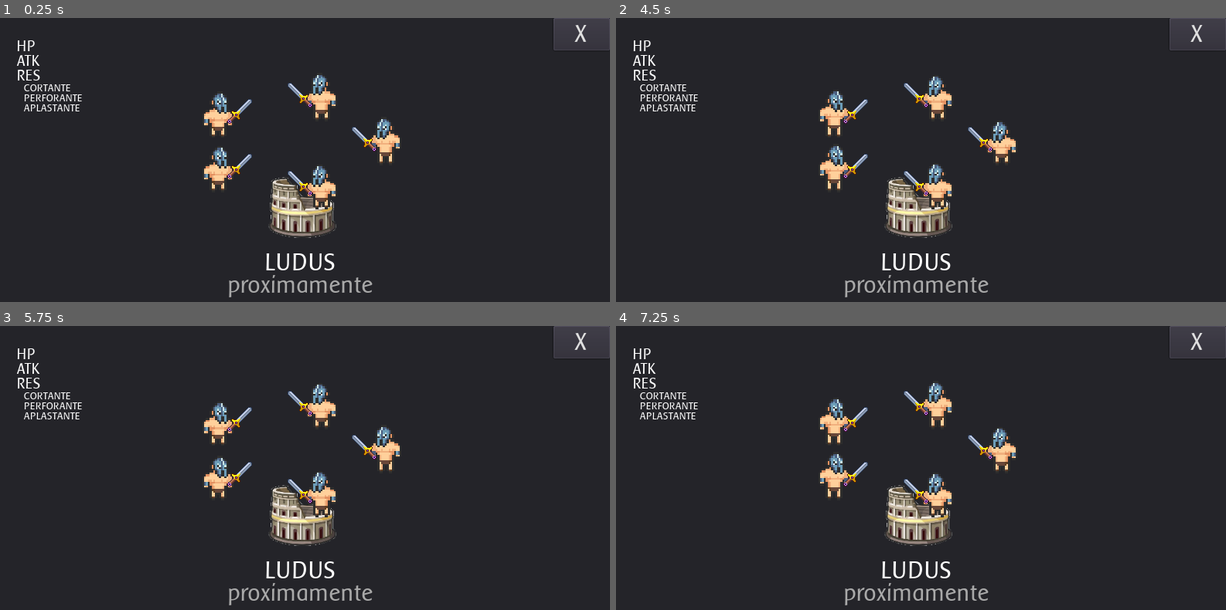
Above: before the commit, frames 1-4 (two rows, left to right).
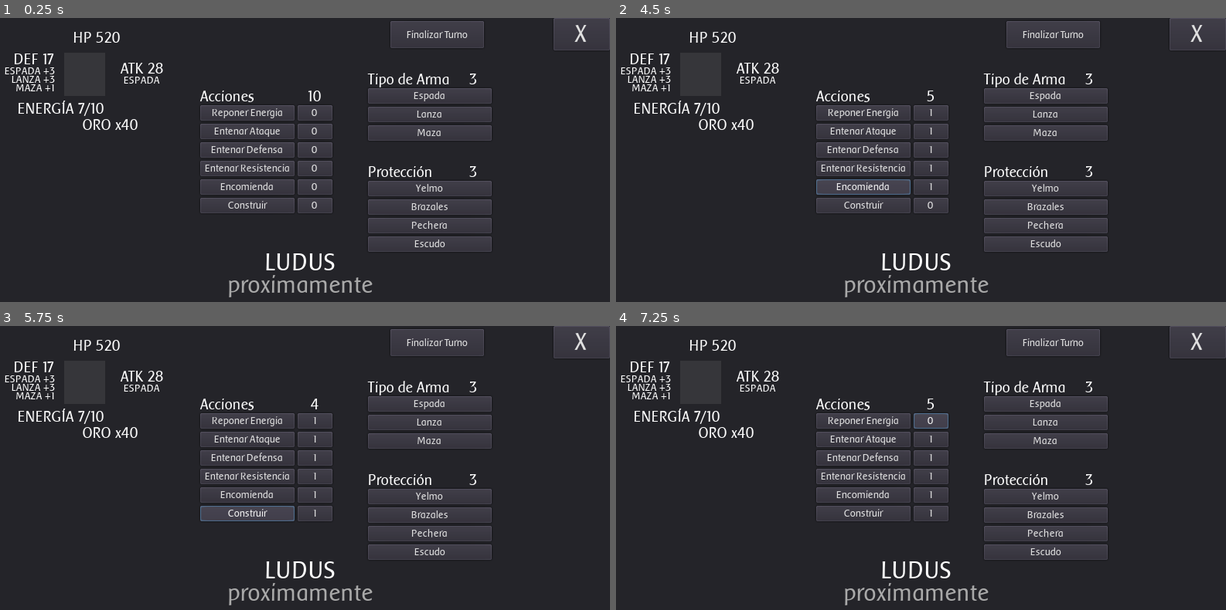
Above: after the commit, the same moments.

Repository: GabrielCancro/stone_age_firebase
Game: Godot game, scene res://Games/Ludus/Game.tscn
Same seed, same stepped clock (60 frames per second), same inputs: the game is played once before the commit and once after it. This scene is started directly instead of the project's main scene.
Inputs (mouse positions are in pixels of both pictures, inside the frame that each line leads up to):
- Up to frame 1 (0.25 s): no input
- Up to frame 2 (4.5 s): click (1055, 35) at 0.5 s, where only the run after the commit has a clickable "Finalizar Turno"; click (866, 111) at 1.25 s, where only the run after the commit has a clickable "Reponer Energia"; click (866, 131) at 2 s, where only the run after the commit has a clickable "Entenar Ataque"; click (866, 148) at 2.75 s, where only the run after the commit has a clickable "Entenar Defensa"; click (866, 168) at 3.5 s, where only the run after the commit has a clickable "Entenar Resistencia"; click (866, 188) at 4.25 s, where only the run after the commit has a clickable "Encomienda"
- Up to frame 3 (5.75 s): click (250, 513) at 5 s, where only the run after the commit has a clickable "Construir"
- Up to frame 4 (7.25 s): click (933, 419) at 5.75 s, where only the run after the commit has a clickable "1"; click (933, 419) at 6.5 s, where only the run after the commit has a clickable "0"

The runs differ from the first frame. In frame 1, 15% of the frame differs, in the area x 0-81%, y 1-83%; in frame 2, 15%; in frame 3, 15%; in frame 4, 15%.

Commit message:
update

Diff:
--- a/Games/Ludus/Game.gd
+++ b/Games/Ludus/Game.gd
@@ -1,5 +1,4 @@
 extends Node2D
-
 
 func _ready():
 	$Header/btn_quit.connect("button_down",self,"onClick",["quit"])
--- a/Games/Ludus/Game.tscn
+++ b/Games/Ludus/Game.tscn
@@ -1,10 +1,16 @@
-[gd_scene load_steps=7 format=2]
+[gd_scene load_steps=13 format=2]
 
 [ext_resource path="res://Games/Ludus/Game.gd" type="Script" id=1]
 [ext_resource path="res://assets/font/themeA.tres" type="Theme" id=2]
 [ext_resource path="res://assets/font/font_small.tres" type="DynamicFont" id=3]
 [ext_resource path="res://Games/Ludus/nodes/Battle.tscn" type="PackedScene" id=4]
 [ext_resource path="res://assets/font/font_super_small.tres" type="DynamicFont" id=5]
+[ext_resource path="res://Games/Ludus/Nodes/Equip.gd" type="Script" id=6]
+[ext_resource path="res://Games/Ludus/Nodes/Actions.gd" type="Script" id=7]
+[ext_resource path="res://Games/Ludus/nodes/Gladio.tscn" type="PackedScene" id=8]
+[ext_resource path="res://Games/Ludus/Nodes/Chars.gd" type="Script" id=9]
+[ext_resource path="res://assets/font/font_big_outline.tres" type="DynamicFont" id=10]
+[ext_resource path="res://Games/Ludus/Nodes/Turner.gd" type="Script" id=11]
 [ext_resource path="res://Games/Ludus/ico.png" type="Texture" id=46]
 
 [node name="Game" type="Node2D"]
@@ -16,6 +22,7 @@
 theme = ExtResource( 2 )
 
 [node name="TextureRect" type="TextureRect" parent="Header"]
+visible = false
 anchor_left = 0.5
 anchor_top = 0.5
 anchor_right = 0.5
@@ -59,57 +66,395 @@
 "_edit_use_anchors_": false
 }
 
+[node name="Turner" type="Panel" parent="."]
+margin_left = 516.0
+margin_top = 4.0
+margin_right = 637.0
+margin_bottom = 39.0
+theme = ExtResource( 2 )
+script = ExtResource( 11 )
+
+[node name="Button" type="Button" parent="Turner"]
+anchor_right = 1.0
+anchor_bottom = 1.0
+rect_min_size = Vector2( 0, 20 )
+custom_fonts/font = ExtResource( 5 )
+text = "Finalizar Turno"
+
 [node name="Chars" type="Control" parent="."]
-margin_left = 33.0
+margin_right = 240.0
+margin_bottom = 184.0
+rect_pivot_offset = Vector2( -196, -12 )
+theme = ExtResource( 2 )
+script = ExtResource( 9 )
+
+[node name="Panel" type="Panel" parent="Chars"]
+margin_left = 94.0
+margin_top = 45.0
+margin_right = 147.0
+margin_bottom = 101.0
+
+[node name="ColorRect" type="ColorRect" parent="Chars/Panel"]
+modulate = Color( 1, 1, 1, 0.0784314 )
+anchor_right = 1.0
+anchor_bottom = 1.0
+
+[node name="Gladio" parent="Chars/Panel" instance=ExtResource( 8 )]
+visible = false
+position = Vector2( 25, 28 )
+
+[node name="hp" type="Label" parent="Chars"]
+margin_left = 102.0
+margin_top = 18.0
+margin_right = 172.0
+margin_bottom = 33.0
+custom_fonts/font = ExtResource( 3 )
+text = "HP 500"
+align = 1
+
+[node name="atk" type="Label" parent="Chars"]
+margin_left = 160.0
+margin_top = 58.0
+margin_right = 230.0
+margin_bottom = 73.0
+custom_fonts/font = ExtResource( 3 )
+text = "ATK 28"
+align = 1
+
+[node name="type" type="Label" parent="Chars/atk"]
+anchor_right = 1.0
+anchor_bottom = 1.0
+margin_top = 18.0
+margin_bottom = 18.0
+custom_fonts/font = ExtResource( 5 )
+text = "ESPADA"
+align = 1
+
+[node name="def" type="Label" parent="Chars"]
+margin_left = 20.0
+margin_top = 46.0
+margin_right = 90.0
+margin_bottom = 61.0
+custom_fonts/font = ExtResource( 3 )
+text = "DEF 20"
+align = 1
+
+[node name="esp" type="Label" parent="Chars/def"]
+anchor_right = 1.0
+anchor_bottom = 1.0
+margin_left = -8.0
+margin_top = 18.0
+margin_right = -8.0
+margin_bottom = 18.0
+custom_fonts/font = ExtResource( 5 )
+text = "ESPADA +5"
+align = 2
+
+[node name="lan" type="Label" parent="Chars/def"]
+anchor_right = 1.0
+anchor_bottom = 1.0
+margin_left = -8.0
 margin_top = 29.0
-margin_right = 133.0
-margin_bottom = 142.0
-theme = ExtResource( 2 )
-
-[node name="VBoxContainer" type="VBoxContainer" parent="Chars"]
-margin_right = 40.0
+margin_right = -8.0
+margin_bottom = 29.0
+custom_fonts/font = ExtResource( 5 )
+text = "LANZA +5"
+align = 2
+
+[node name="maz" type="Label" parent="Chars/def"]
+anchor_right = 1.0
+anchor_bottom = 1.0
+margin_left = -8.0
+margin_top = 40.0
+margin_right = -8.0
 margin_bottom = 40.0
-
-[node name="hp" type="Label" parent="Chars/VBoxContainer"]
-margin_right = 85.0
-margin_bottom = 15.0
-custom_fonts/font = ExtResource( 3 )
-text = "HP"
-
-[node name="atk" type="Label" parent="Chars/VBoxContainer"]
-margin_top = 19.0
-margin_right = 85.0
-margin_bottom = 34.0
-custom_fonts/font = ExtResource( 3 )
-text = "ATK"
-
-[node name="res" type="Label" parent="Chars/VBoxContainer"]
-margin_top = 38.0
-margin_right = 85.0
-margin_bottom = 53.0
-custom_fonts/font = ExtResource( 3 )
-text = "RES"
-
-[node name="def_filo" type="Label" parent="Chars/VBoxContainer"]
-margin_top = 57.0
-margin_right = 85.0
-margin_bottom = 66.0
-custom_fonts/font = ExtResource( 5 )
-text = "   CORTANTE"
-
-[node name="def_perf" type="Label" parent="Chars/VBoxContainer"]
-margin_top = 70.0
-margin_right = 85.0
-margin_bottom = 79.0
-custom_fonts/font = ExtResource( 5 )
-text = "   PERFORANTE"
-
-[node name="def_perf2" type="Label" parent="Chars/VBoxContainer"]
-margin_top = 83.0
-margin_right = 85.0
+custom_fonts/font = ExtResource( 5 )
+text = "MAZA +5"
+align = 2
+
+[node name="en" type="Label" parent="Chars"]
+margin_left = 29.0
+margin_top = 110.0
+margin_right = 151.0
+margin_bottom = 125.0
+custom_fonts/font = ExtResource( 3 )
+text = "ENERGÍA 10/10"
+align = 1
+
+[node name="mo" type="Label" parent="Chars"]
+margin_left = 118.0
+margin_top = 131.0
+margin_right = 190.0
+margin_bottom = 146.0
+custom_fonts/font = ExtResource( 3 )
+text = "ORO x43"
+align = 1
+
+[node name="add" type="Label" parent="Chars"]
+margin_left = 159.0
+margin_top = 124.0
+margin_right = 247.0
+margin_bottom = 160.0
+custom_colors/font_color = Color( 1, 0.992157, 0.027451, 1 )
+custom_constants/shadow_offset_x = 12
+custom_fonts/font = ExtResource( 10 )
+text = "+5"
+align = 2
+valign = 1
+
+[node name="Tween" type="Tween" parent="Chars/add"]
+
+[node name="Battle" parent="." instance=ExtResource( 4 )]
+visible = false
+position = Vector2( 390, 160 )
+
+[node name="Actions" type="Panel" parent="."]
+margin_left = 270.0
+margin_top = 89.0
+margin_right = 453.0
+margin_bottom = 279.0
+theme = ExtResource( 2 )
+script = ExtResource( 7 )
+
+[node name="VBox" type="VBoxContainer" parent="Actions"]
+anchor_right = 1.0
+anchor_bottom = 1.0
+margin_right = -61.0
+margin_bottom = 44.0
+
+[node name="Label" type="Label" parent="Actions/VBox"]
+margin_right = 122.0
+margin_bottom = 20.0
+rect_min_size = Vector2( 0, 20 )
+custom_fonts/font = ExtResource( 3 )
+text = "Acciones"
+valign = 2
+
+[node name="en" type="Button" parent="Actions/VBox"]
+margin_top = 24.0
+margin_right = 122.0
+margin_bottom = 44.0
+rect_min_size = Vector2( 0, 20 )
+custom_fonts/font = ExtResource( 5 )
+text = "Reponer Energia"
+
+[node name="atk" type="Button" parent="Actions/VBox"]
+margin_top = 48.0
+margin_right = 122.0
+margin_bottom = 68.0
+rect_min_size = Vector2( 0, 20 )
+custom_fonts/font = ExtResource( 5 )
+text = "Entenar Ataque"
+
+[node name="def" type="Button" parent="Actions/VBox"]
+margin_top = 72.0
+margin_right = 122.0
 margin_bottom = 92.0
-custom_fonts/font = ExtResource( 5 )
-text = "   APLASTANTE"
-
-[node name="Battle" parent="." instance=ExtResource( 4 )]
-position = Vector2( 390, 160 )
+rect_min_size = Vector2( 0, 20 )
+custom_fonts/font = ExtResource( 5 )
+text = "Entenar Defensa"
+
+[node name="hp" type="Button" parent="Actions/VBox"]
+margin_top = 96.0
+margin_right = 122.0
+margin_bottom = 116.0
+rect_min_size = Vector2( 0, 20 )
+custom_fonts/font = ExtResource( 5 )
+text = "Entenar Resistencia"
+
+[node name="mo" type="Button" parent="Actions/VBox"]
+margin_top = 120.0
+margin_right = 122.0
+margin_bottom = 140.0
+rect_min_size = Vector2( 0, 20 )
+custom_fonts/font = ExtResource( 5 )
+text = "Encomienda"
+
+[node name="cr" type="Button" parent="Actions/VBox"]
+margin_top = 144.0
+margin_right = 122.0
+margin_bottom = 164.0
+rect_min_size = Vector2( 0, 20 )
+custom_fonts/font = ExtResource( 5 )
+text = "Construir"
+
+[node name="VBoxValues" type="VBoxContainer" parent="Actions"]
+anchor_right = 1.0
+anchor_bottom = 1.0
+margin_left = 126.0
+margin_right = -12.0
+margin_bottom = 44.0
+
+[node name="Label" type="Label" parent="Actions/VBoxValues"]
+margin_right = 45.0
+margin_bottom = 20.0
+rect_min_size = Vector2( 0, 20 )
+custom_fonts/font = ExtResource( 3 )
+text = "10"
+align = 1
+valign = 2
+
+[node name="en" type="Button" parent="Actions/VBoxValues"]
+margin_top = 24.0
+margin_right = 45.0
+margin_bottom = 44.0
+rect_min_size = Vector2( 0, 20 )
+custom_fonts/font = ExtResource( 5 )
+text = "0"
+
+[node name="atk" type="Button" parent="Actions/VBoxValues"]
+margin_top = 48.0
+margin_right = 45.0
+margin_bottom = 68.0
+rect_min_size = Vector2( 0, 20 )
+custom_fonts/font = ExtResource( 5 )
+text = "0"
+
+[node name="def" type="Button" parent="Actions/VBoxValues"]
+margin_top = 72.0
+margin_right = 45.0
+margin_bottom = 92.0
+rect_min_size = Vector2( 0, 20 )
+custom_fonts/font = ExtResource( 5 )
+text = "0"
+
+[node name="hp" type="Button" parent="Actions/VBoxValues"]
+margin_top = 96.0
+margin_right = 45.0
+margin_bottom = 116.0
+rect_min_size = Vector2( 0, 20 )
+custom_fonts/font = ExtResource( 5 )
+text = "0"
+
+[node name="mo" type="Button" parent="Actions/VBoxValues"]
+margin_top = 120.0
+margin_right = 45.0
+margin_bottom = 140.0
+rect_min_size = Vector2( 0, 20 )
+custom_fonts/font = ExtResource( 5 )
+text = "0"
+
+[node name="cr" type="Button" parent="Actions/VBoxValues"]
+margin_top = 144.0
+margin_right = 45.0
+margin_bottom = 164.0
+rect_min_size = Vector2( 0, 20 )
+custom_fonts/font = ExtResource( 5 )
+text = "0"
+
+[node name="Equip" type="Panel" parent="."]
+margin_left = 487.0
+margin_top = 67.0
+margin_right = 647.0
+margin_bottom = 206.0
+theme = ExtResource( 2 )
+script = ExtResource( 6 )
+
+[node name="VBox" type="VBoxContainer" parent="Equip"]
+anchor_right = 1.0
+anchor_bottom = 1.0
+
+[node name="Label" type="Label" parent="Equip/VBox"]
+margin_right = 160.0
+margin_bottom = 20.0
+rect_min_size = Vector2( 0, 20 )
+custom_fonts/font = ExtResource( 3 )
+text = "Tipo de Arma"
+valign = 2
+
+[node name="val" type="Label" parent="Equip/VBox/Label"]
+anchor_right = 1.0
+anchor_bottom = 1.0
+margin_left = 113.0
+custom_fonts/font = ExtResource( 3 )
+text = "3"
+align = 1
+valign = 2
+__meta__ = {
+"_edit_use_anchors_": true
+}
+
+[node name="Button1" type="Button" parent="Equip/VBox"]
+margin_top = 24.0
+margin_right = 160.0
+margin_bottom = 44.0
+rect_min_size = Vector2( 0, 20 )
+custom_fonts/font = ExtResource( 5 )
+text = "Espada"
+
+[node name="Button2" type="Button" parent="Equip/VBox"]
+margin_top = 48.0
+margin_right = 160.0
+margin_bottom = 68.0
+rect_min_size = Vector2( 0, 20 )
+custom_fonts/font = ExtResource( 5 )
+text = "Lanza"
+
+[node name="Button3" type="Button" parent="Equip/VBox"]
+margin_top = 72.0
+margin_right = 160.0
+margin_bottom = 92.0
+rect_min_size = Vector2( 0, 20 )
+custom_fonts/font = ExtResource( 5 )
+text = "Maza"
+
+[node name="blank_line" type="Label" parent="Equip/VBox"]
+margin_top = 96.0
+margin_right = 160.0
+margin_bottom = 116.0
+rect_min_size = Vector2( 0, 20 )
+custom_fonts/font = ExtResource( 3 )
+align = 1
+
+[node name="Label2" type="Label" parent="Equip/VBox"]
+margin_top = 120.0
+margin_right = 160.0
+margin_bottom = 140.0
+rect_min_size = Vector2( 0, 20 )
+custom_fonts/font = ExtResource( 3 )
+text = "Protección"
+valign = 2
+
+[node name="val" type="Label" parent="Equip/VBox/Label2"]
+anchor_right = 1.0
+anchor_bottom = 1.0
+margin_left = 113.0
+custom_fonts/font = ExtResource( 3 )
+text = "3"
+align = 1
+valign = 2
+__meta__ = {
+"_edit_use_anchors_": true
+}
+
+[node name="Button7" type="Button" parent="Equip/VBox"]
+margin_top = 144.0
+margin_right = 160.0
+margin_bottom = 164.0
+rect_min_size = Vector2( 0, 20 )
+custom_fonts/font = ExtResource( 5 )
+text = "Yelmo"
+
+[node name="Button6" type="Button" parent="Equip/VBox"]
+margin_top = 168.0
+margin_right = 160.0
+margin_bottom = 188.0
+rect_min_size = Vector2( 0, 20 )
+custom_fonts/font = ExtResource( 5 )
+text = "Brazales"
+
+[node name="Button4" type="Button" parent="Equip/VBox"]
+margin_top = 192.0
+margin_right = 160.0
+margin_bottom = 212.0
+rect_min_size = Vector2( 0, 20 )
+custom_fonts/font = ExtResource( 5 )
+text = "Pechera"
+
+[node name="Button5" type="Button" parent="Equip/VBox"]
+margin_top = 216.0
+margin_right = 160.0
+margin_bottom = 236.0
+rect_min_size = Vector2( 0, 20 )
+custom_fonts/font = ExtResource( 5 )
+text = "Escudo"
--- /dev/null
+++ b/Games/Ludus/Nodes/Actions.gd
@@ -0,0 +1,31 @@
+extends Panel
+
+onready var cnt_lbl = $VBoxValues/Label
+
+func _ready():
+	for b in $VBox.get_children():
+		if b.get_class() != "Button": continue
+		(b as Button).connect("button_down",self,"onSelectAction",[b])
+	for b in $VBoxValues.get_children():
+		if b.get_class() != "Button": continue
+		(b as Button).connect("button_down",self,"onDeselectAction",[b])
+
+func onSelectAction(btn):
+	print(btn.text," +1")
+	if int(cnt_lbl.text)<=0: return
+	cnt_lbl.text = str( int(cnt_lbl.text)-1 )
+	var btnVal = $VBoxValues.get_child( btn.get_index() )
+	btnVal.text = str( int(btnVal.text)+1 )
+
+func onDeselectAction(btn):
+	print(btn.text," -1")
+	if int(btn.text)<=0: return
+	btn.text = str( int(btn.text)-1 )
+	cnt_lbl.text = str( int(cnt_lbl.text)+1 )
+
+func get_settings():
+	var result = {}
+	for b in $VBoxValues.get_children():
+		if b.get_class() != "Button": continue
+		result[b.name] = str(b.text)
+	return result
--- /dev/null
+++ b/Games/Ludus/Nodes/Chars.gd
@@ -0,0 +1,47 @@
+extends Control
+
+var data = {
+	"hp":520,
+	"atk":28,
+	"atk_type":"ESPADA",
+	"def":17,
+	"def_esp":3,
+	"def_lan":3,
+	"def_maz":1,
+	"mo":40,
+	"en":7,
+	"en_max":10,
+}
+
+# Declare member variables here. Examples:
+# var a = 2
+# var b = "text"
+
+
+# Called when the node enters the scene tree for the first time.
+func _ready():
+	$add.visible = false
+	update_chars()
+
+func update_chars():
+	$hp.text = "HP "+str(data.hp)
+	$atk.text = "ATK "+str(data.atk)
+	$atk/type.text = data.atk_type
+	$def.text = "DEF "+str(data.def)
+	$def/esp.text = "ESPADA +"+str(data.def_esp)
+	$def/lan.text = "LANZA +"+str(data.def_lan)
+	$def/maz.text = "MAZA +"+str(data.def_maz)
+	$en.text = "ENERGÍA "+str(data.en)+"/"+str(data.en_max)
+	$mo.text = "ORO x"+str(data.mo)
+
+func add_char(ch,cnt):
+	$add.visible = true
+	$add.text = "+"+str(cnt)
+	$add.rect_position = get_node(ch).rect_position
+	$add/Tween.interpolate_property($add,"rect_position",$add.rect_position,$add.rect_position+Vector2(0,-20),1,Tween.TRANS_EXPO,Tween.EASE_OUT)
+	$add/Tween.start()
+	data[ch] += cnt
+	update_chars()
+	yield($add/Tween,"tween_completed")
+	yield(get_tree().create_timer(.5),"timeout")
+	$add.visible = false
--- /dev/null
+++ b/Games/Ludus/Nodes/Equip.gd
@@ -0,0 +1,17 @@
+extends Panel
+
+var selected = null
+
+func _ready():
+	for b in $VBox.get_children():
+		if b.get_class() != "Button": continue
+		(b as Button).connect("button_down",self,"onSelectArms",[b])
+
+func onSelectArms(btn):
+	if selected == btn: selected = null
+	else: selected = btn
+	for b in $VBox.get_children():
+		if b.get_class() != "Button": continue
+		if b==selected: b.modulate = Color(2,2,.5,1)
+		else: b.modulate = Color(1,1,1,1)
+	if selected: print(selected.text.to_upper())
--- /dev/null
+++ b/Games/Ludus/Nodes/Turner.gd
@@ -0,0 +1,24 @@
+extends Panel
+
+onready var Actions = get_node("../Actions")
+onready var Chars = get_node("../Chars")
+onready var Equip = get_node("../Equip")
+
+
+# Called when the node enters the scene tree for the first time.
+func _ready():
+	$Button.connect("button_down",self,"onEndTurn")
+
+func onEndTurn():
+	$Button.disabled = true
+	var result = Actions.get_settings()
+	for ch in result.keys():
+		if(int(result[ch])<=0):continue
+		Chars.add_char(ch,int(result[ch]))
+		yield(get_tree().create_timer(1.7),"timeout")
+	$Button.disabled = false
+
+
+# Called every frame. 'delta' is the elapsed time since the previous frame.
+#func _process(delta):
+#	pass
